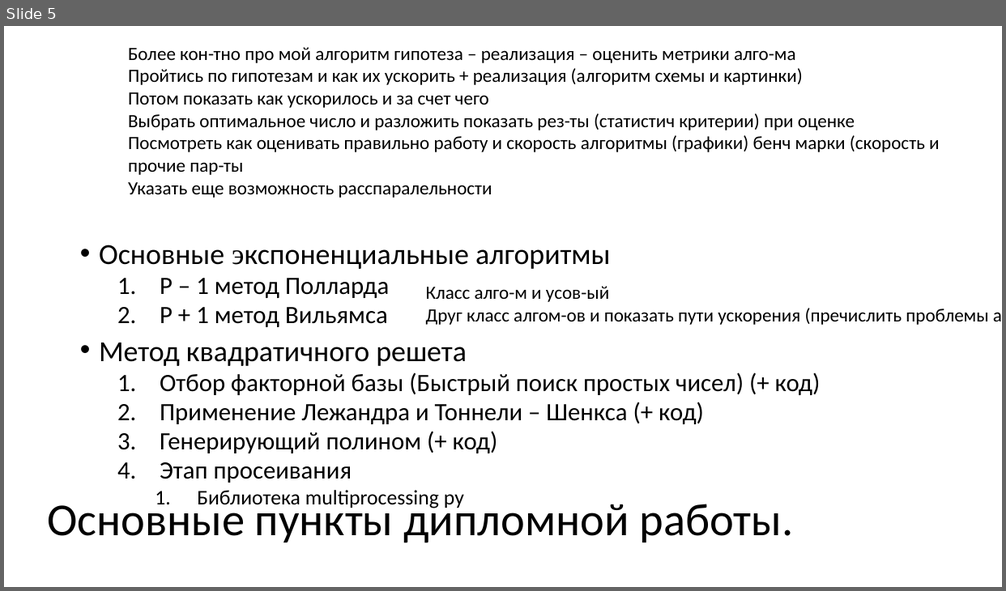
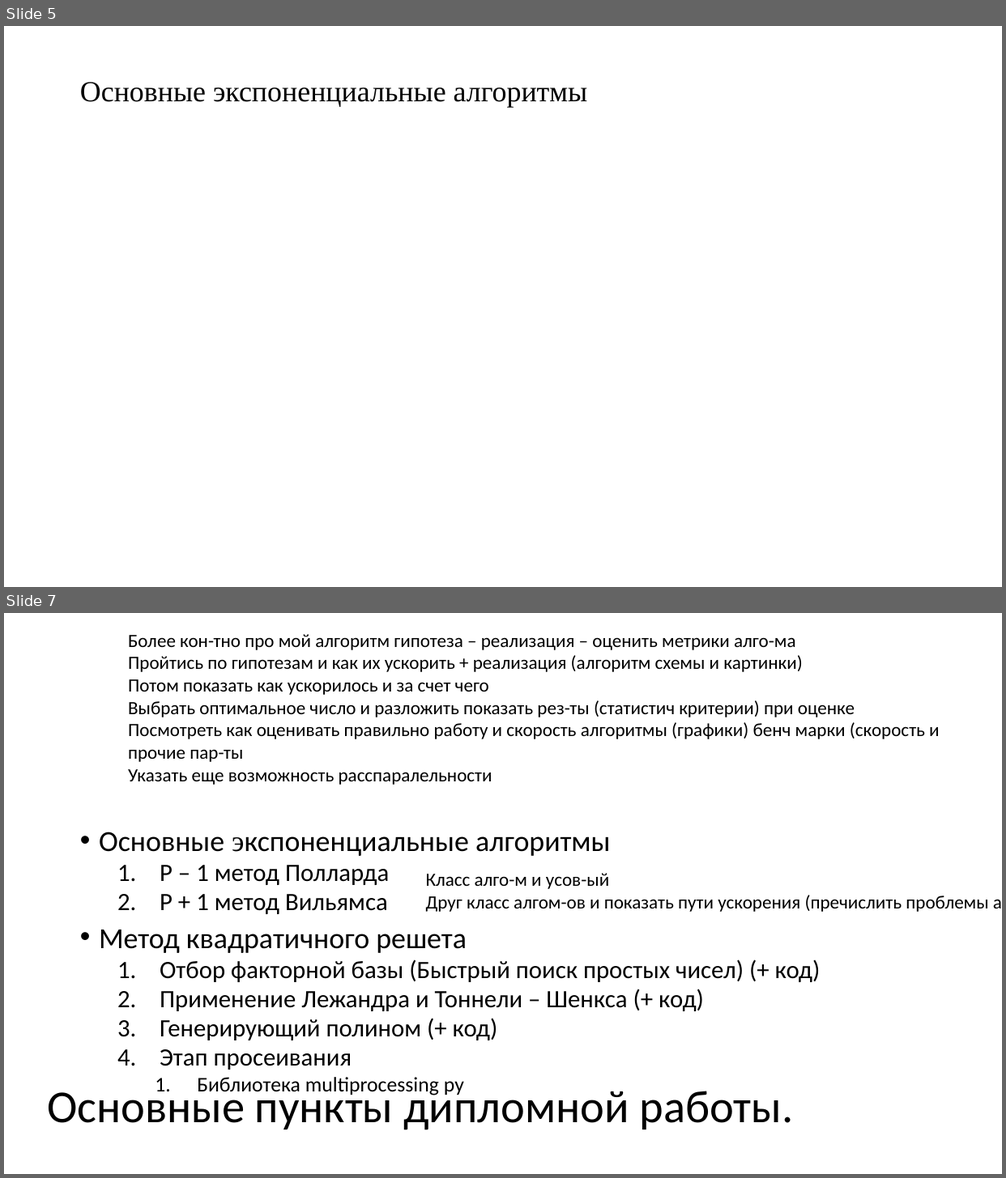
Before and after one commit to pagamov/VKR, a slide deck: Павел Гамов 10.3.22.pptx. Shown one above the other, each under a label of ours: slide 5 before the commit, slides 5 and 7 after it; the slides between them are not shown. The pictures are 1006x591 and 1006x1178 pixels, drawn with LibreOffice and Linux fonts; fonts in the diff are those of the drawing. Boxes give left, top, right and bottom in pixels: in the first picture for what was removed or moved away, otherwise in the second. Text is boxed around its words. In the diff, an @@ line names an element or a change of style, - is before the commit and + after.

```diff
--- a/Павел Гамов 10.3.22.pptx
+++ b/Павел Гамов 10.3.22.pptx
@@ slide 5 added at <box>4,26,1002,587</box>, background #FFFFFF @@
@@ title added at <box>80,82,588,107</box>, 28 pt, text #000000 @@
+Основные экспоненциальные алгоритмы
@@ what was slide 5 is now slide 7 @@
```
Also in this commit, not shown: 2 slides changed, 3 other slides added, 2 slides removed, 2 other files.
